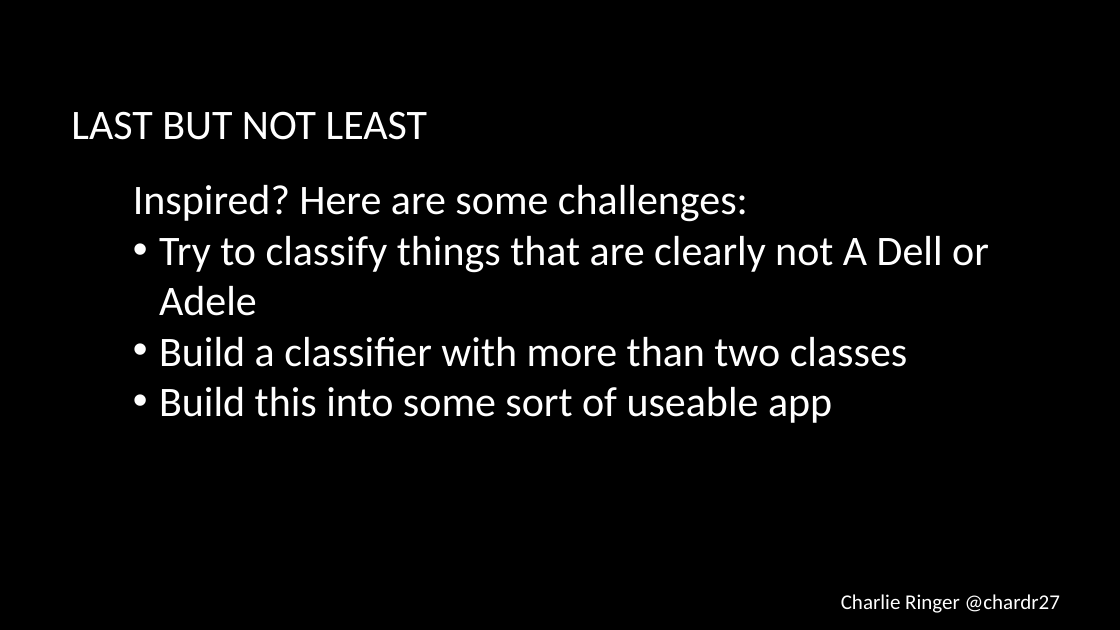
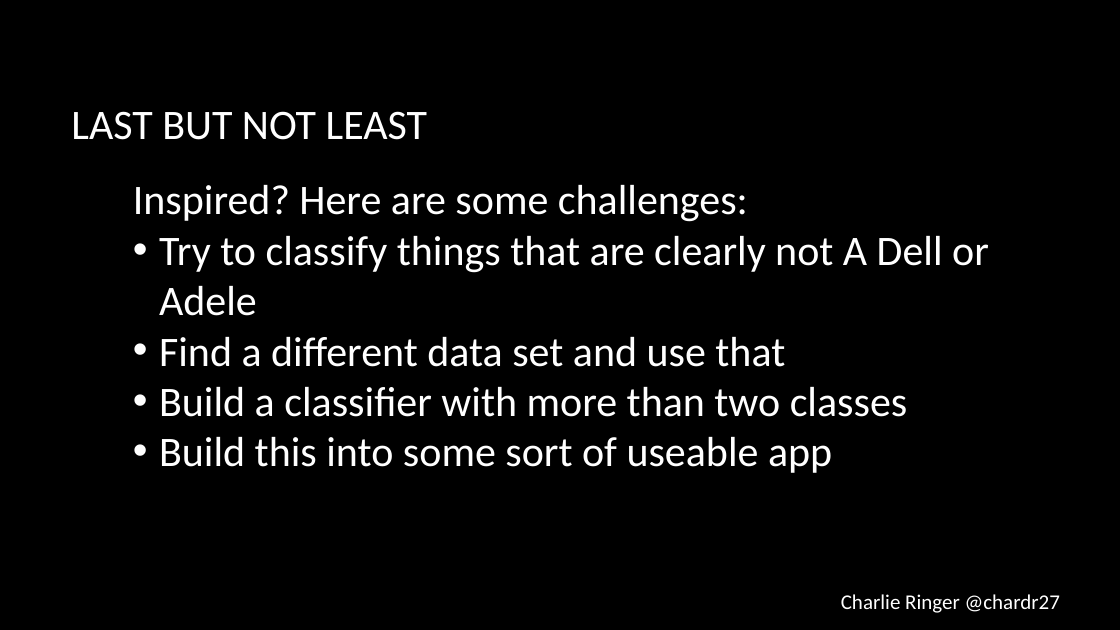
Before and after one commit to charlieringer/Intro-ConvNN-Workshop, a slide deck: slide 10 of Presentation.pptx. Drawn at 1120x630 pixels with LibreOffice and Linux fonts; fonts in the diff are those of the drawing; background and template pictures are left out. Boxes give left, top, right and bottom in pixels: in the first picture for what was removed or moved away, otherwise in the second. Text is boxed around its words. In the diff, an @@ line names an element or a change of style, - is before the commit and + after.

```diff
--- a/Presentation.pptx
+++ b/Presentation.pptx
@@ text at box(159, 337, 785, 367): paragraph added @@
+• Find a different data set and use that
```
Also in this commit, not shown: 1 other slide changed.
